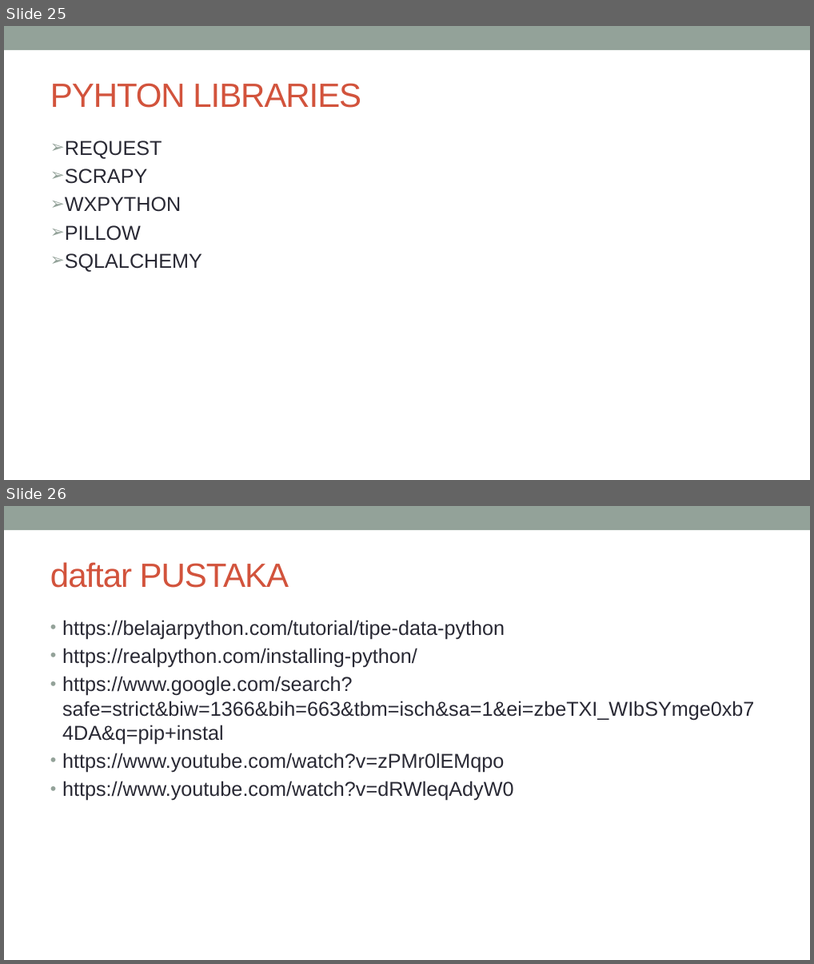
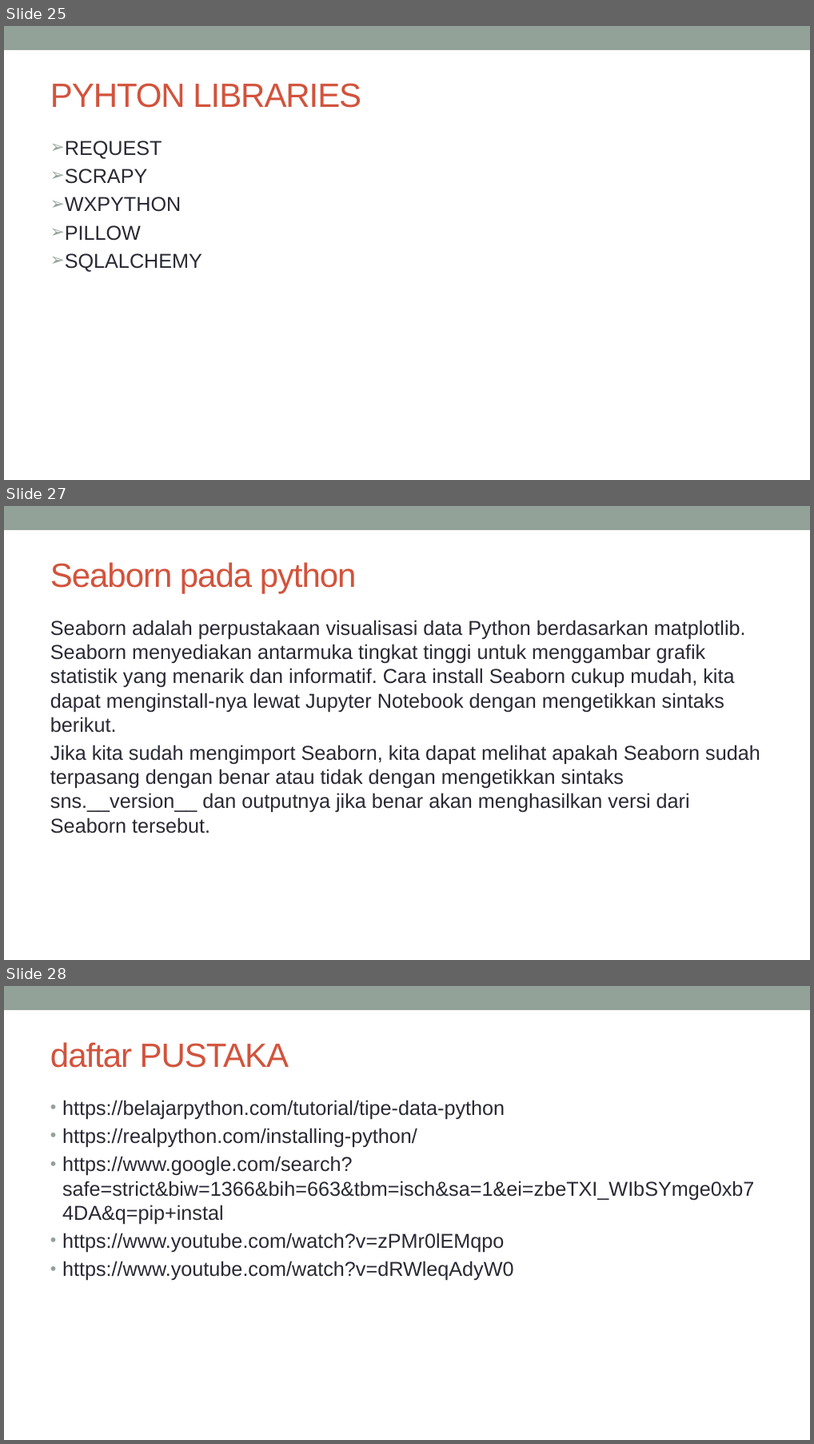
Before and after one commit to mirlianank/Pengantar-DeepLearning, a slide deck: Tugas 1/Pengenalan_Python_mirli.pptx. Shown one above the other, each under a label of ours: slides 25 and 26 before the commit, slides 25, 27 and 28 after it; the slides between them are not shown. The pictures are 814x964 and 814x1444 pixels, drawn with LibreOffice and Linux fonts; fonts in the diff are those of the drawing. Boxes give left, top, right and bottom in pixels: in the first picture for what was removed or moved away, otherwise in the second. Text is boxed around its words. In the diff, an @@ line names an element or a change of style, - is before the commit and + after.

```diff
--- a/Tugas 1/Pengenalan_Python_mirli.pptx
+++ b/Tugas 1/Pengenalan_Python_mirli.pptx
@@ slide 27 added at (4,506,810,960), background #FFFFFF; not listed: 1 template element that a slide beside it also shows @@
@@ title added at (50,562,357,594), 40 pt, text #D2533C @@
+Seaborn pada python
@@ text added at (50,620,761,833), 24 pt, text #292934 @@
+Seaborn adalah perpustakaan visualisasi data Python berdasarkan matplotlib. Seaborn menyediakan antarmuka tingkat tinggi untuk menggambar grafik statistik yang menarik dan informatif. Cara install Seaborn cukup mudah, kita dapat menginstall-nya lewat Jupyter Notebook dengan mengetikkan sintaks berikut.
+Jika kita sudah mengimport Seaborn, kita dapat melihat apakah Seaborn sudah terpasang dengan benar atau tidak dengan mengetikkan sintaks sns.__version__ dan outputnya jika benar akan menghasilkan versi dari Seaborn tersebut.
@@ what was slide 26 is now slide 28 @@
```
Also in this commit, not shown: 1 other slide added.
